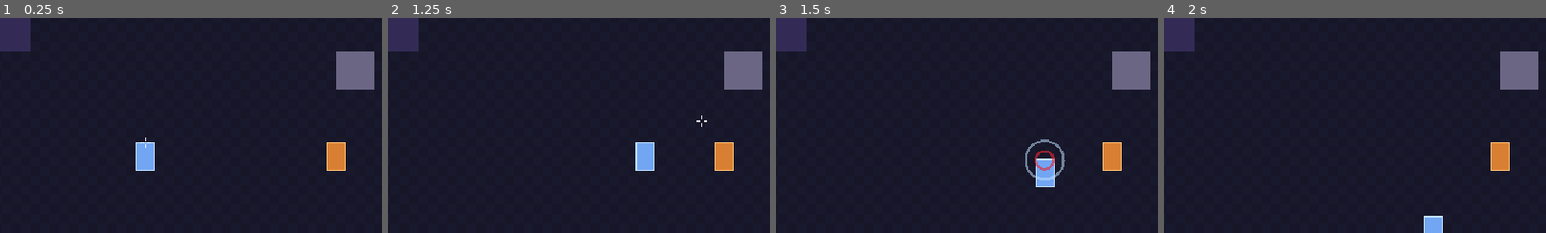
Above: before the commit, frames 1-4 (left to right).
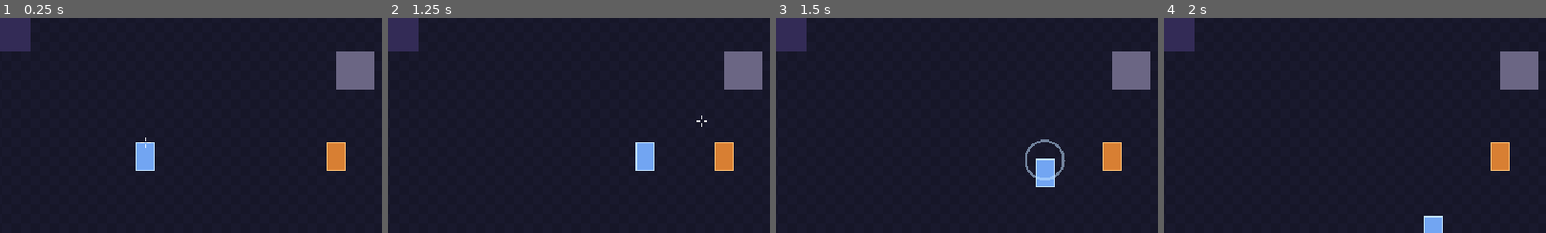
Above: after the commit, the same moments.

Repository: Kroustille/hypnagogia
Game: Godot game, scene res://main/main.tscn
Same seed, same stepped clock (60 frames per second), same inputs: the game is played once before the commit and once after it.
Inputs (mouse positions are % of the whole screen's width and height, from its top left):
- Up to frame 1 (0.25 s): no input
- Up to frame 2 (1.25 s): tap Enter at 0.5 s; move the mouse to (72, 45) at 0.52 s; hold D (move_right) from 0.53 s (still down); tap Space (dash) at 0.6 s
- Up to frame 3 (1.5 s): move the mouse to (30, 55) at 1.27 s; release D (move_right) at 1.28 s; hold S (move_down) from 1.28 s (still down); right-click (30, 55) at 1.35 s
- Up to frame 4 (2 s): keep holding S (move_down)
The pictures show only the part of the screen within x 31-81%, y 21-71%; the shares and areas given below are measured in that part.

Frames 1-2 are identical in both runs. In frame 3, 0.2% of the frame differs, in the area x 67-73%, y 61-72%; in frame 4, nothing differs.

Commit message:
fix(room): signal the danger only when the profile changes
Co-Authored-By: Claude Sonnet 5.5 <noreply@anthropic.com>

Diff:
--- a/game/combat/danger_profile.gd
+++ b/game/combat/danger_profile.gd
@@ -14,13 +14,21 @@
 var boss_extra_pattern: bool = false
 
 
-## Sets every field for a room tier (Lucidity.Tier as an int).
-func apply_tier(tier: int, tuning: LucidityTuning) -> void:
+## Sets every field for a room tier (Lucidity.Tier as an int). Returns true when at least one field changed.
+func apply_tier(tier: int, tuning: LucidityTuning) -> bool:
 	var index: int = clampi(tier, 0, Lucidity.Tier.size() - 1)
-	enemy_bullet_speed_mult = _entry(tuning.danger_bullet_speed_mult, index)
-	telegraph_mult = _entry(tuning.danger_telegraph_mult, index)
-	reinforcement = index >= tuning.reinforcement_from_tier
-	boss_extra_pattern = index >= tuning.boss_extra_pattern_from_tier
+	var speed: float = _entry(tuning.danger_bullet_speed_mult, index)
+	var telegraph: float = _entry(tuning.danger_telegraph_mult, index)
+	var call_reinforcement: bool = index >= tuning.reinforcement_from_tier
+	var extra_pattern: bool = index >= tuning.boss_extra_pattern_from_tier
+	var changed: bool = (
+			speed != enemy_bullet_speed_mult or telegraph != telegraph_mult
+			or call_reinforcement != reinforcement or extra_pattern != boss_extra_pattern)
+	enemy_bullet_speed_mult = speed
+	telegraph_mult = telegraph
+	reinforcement = call_reinforcement
+	boss_extra_pattern = extra_pattern
+	return changed
 
 
 ## The tier's entry, or 1 (neutral) when the table is too short.
--- a/game/rooms/arena/arena.gd
+++ b/game/rooms/arena/arena.gd
@@ -251,10 +251,14 @@
 	return _player.lucidity.room_tier
 
 
-## The gauge pulled the live tier below the room tier: the danger follows at once, with a sound and a red ring.
+## The gauge pulled the live tier below the room tier: the danger follows at once, with a sound and a red ring only
+## when the profile actually changed (Lucid -> Floating keeps the same danger).
 func _on_room_danger_raised(tier: Lucidity.Tier, _previous: Lucidity.Tier) -> void:
-	danger.apply_tier(tier, Tuning.LUCIDITY)
+	var changed: bool = danger.apply_tier(tier, Tuning.LUCIDITY)
 	_maybe_schedule_reinforcement()
+	if not changed:
+		Log.debug("combat", "room danger unchanged at tier=%d, no signal" % tier)
+		return
 	Audio.play_sfx(DANGER_RAISED_SOUND, 1)
 	_add_ring(_player.global_position, DANGER_RING_RADIUS_TILES * Const.TILE_SIZE, DANGER_RING_COLOR, DANGER_RING_DURATION)
 	Log.debug("combat", "room danger raised tier=%d bullet x%.2f telegraph x%.2f" % [tier, danger.enemy_bullet_speed_mult, danger.telegraph_mult])
